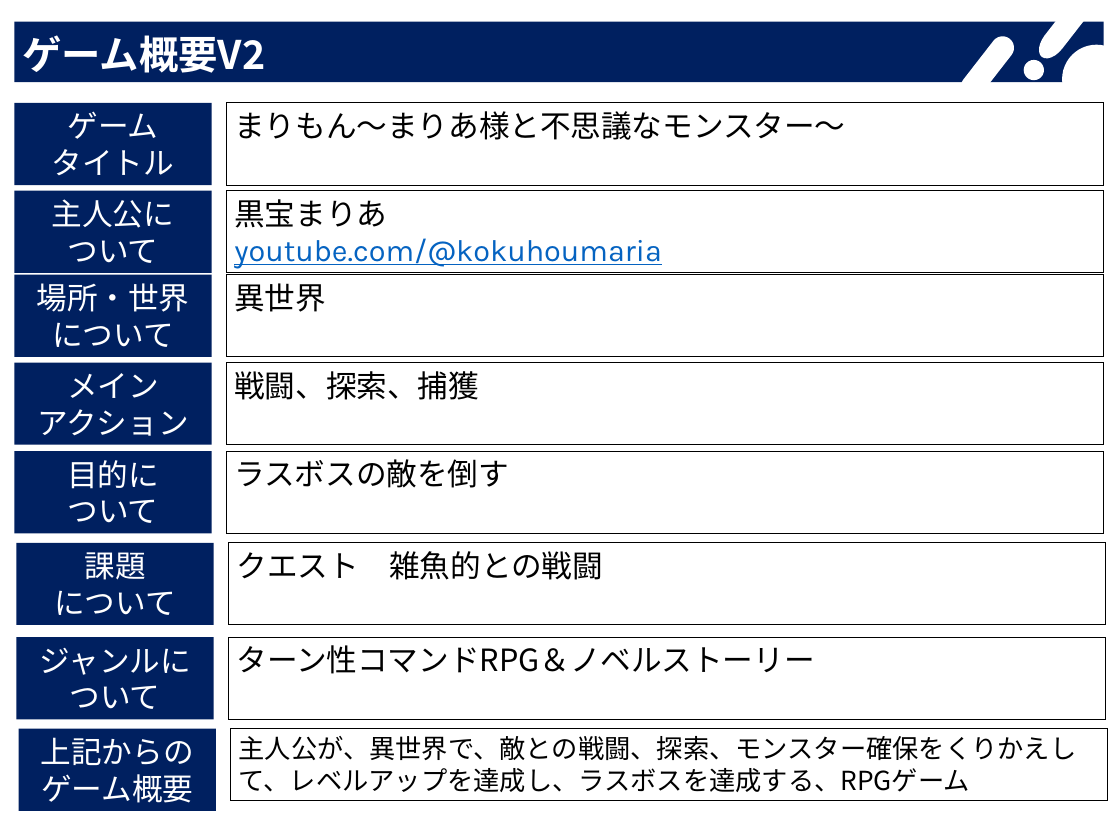
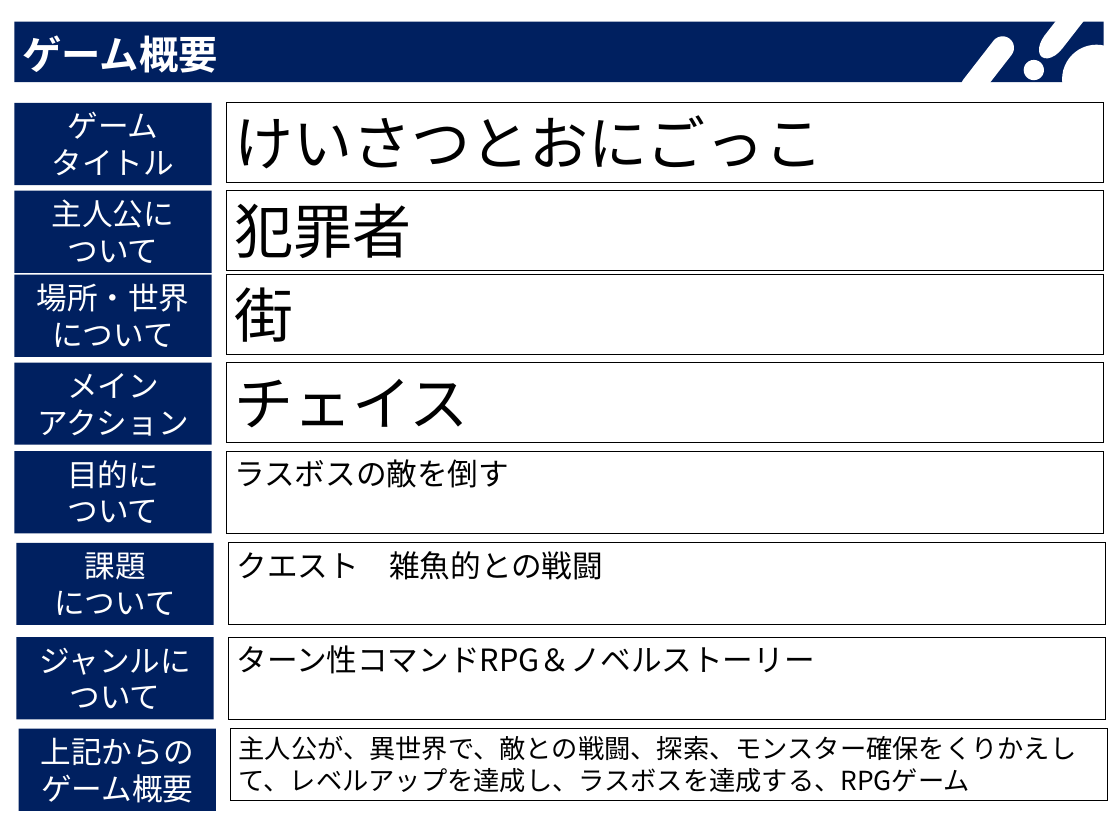
Before and after one commit to motineko-saka/2026_Winter_Game, a slide deck: slide 1 of 資料/ゲーム概要書V2_4GA3_遠藤直樹 - コピー.pptx. Drawn at 1120x840 pixels with LibreOffice and Linux fonts; fonts in the diff are those of the drawing. Boxes give left, top, right and bottom in pixels: in the first picture for what was removed or moved away, otherwise in the second. Text is boxed around its words. In the diff, an @@ line names an element or a change of style, - is before the commit and + after.

Commit message:
資料の更新

```diff
--- a/資料/ゲーム概要書V2_4GA3_遠藤直樹 - コピー.pptx
+++ b/資料/ゲーム概要書V2_4GA3_遠藤直樹 - コピー.pptx
@@ title at (22, 35, 218, 73): text changed @@
-ゲーム概要V2
+ゲーム概要
@@ text in rectangle at (234, 115, 823, 169): text changed; size 28 to 54 pt @@
-まりもん～まりあ様と不思議なモンスター～
+けいさつとおにごっこ
@@ text in rectangle at (234, 203, 411, 258): text changed; size 28 to 54 pt; font Karla to Noto Sans CJK JP; text colour #0563C1 to #000000 @@
-黒宝まりあ
-youtube.com/@kokuhoumaria
+犯罪者
@@ text in rectangle at (234, 287, 293, 342): text changed; size 28 to 54 pt @@
-異世界
+街
@@ text in rectangle at (234, 379, 468, 428): text changed; size 28 to 54 pt @@
-戦闘、探索、捕獲
+チェイス
```
